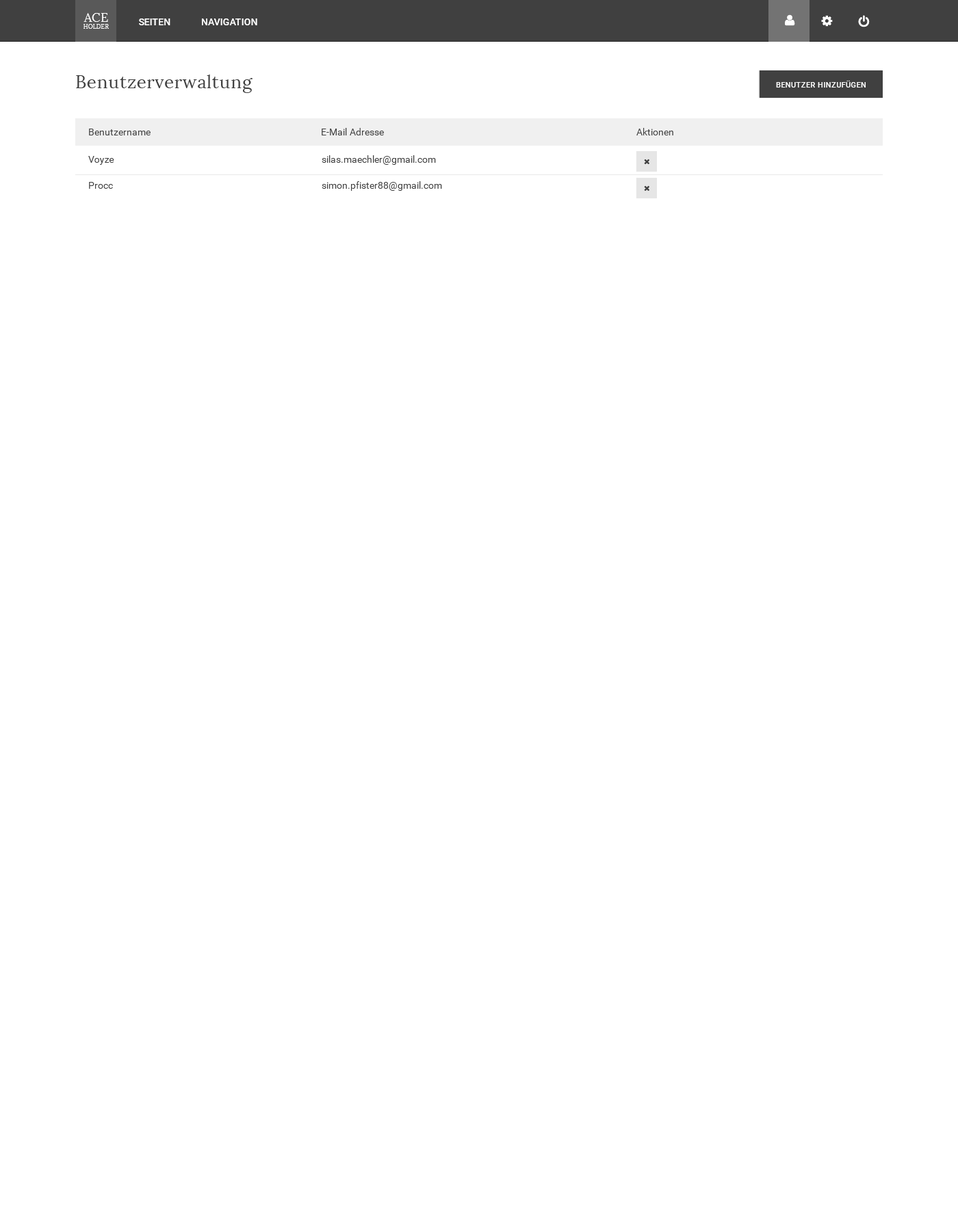
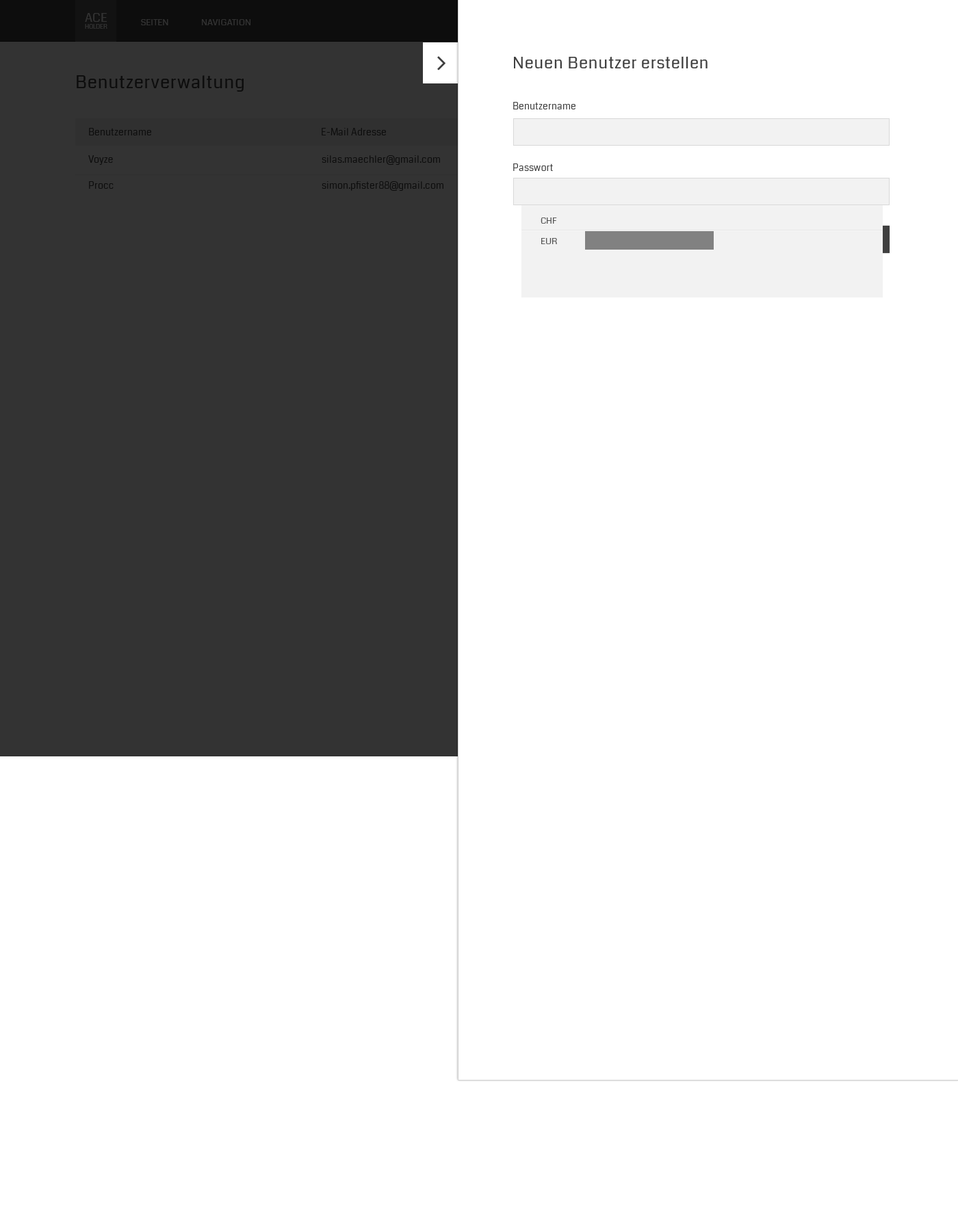
Layer changes from the first 958 × 1231 image to the second:
showed group "slide in" (17 layers) over (x1=0, y1=0, x2=958, y2=1081)
added group "overlay" (1st of 2, in "slide in") with 5 layers in group "slide in" over (x1=521, y1=205, x2=883, y2=298)
added layer "Abgerundetes Rechteck 5" in group "overlay" over (x1=584, y1=231, x2=714, y2=250)
added layer "Abgerundetes Rechteck 4" (1st of 2, in "slide in" › "overlay") in group "overlay" over (x1=521, y1=230, x2=882, y2=232)
added layer "Abgerundetes Rechteck 4" (2nd of 2, in "slide in" › "overlay") in group "overlay" over (x1=521, y1=229, x2=882, y2=231)
added layer "CHF EUR" in group "overlay" over (x1=540, y1=217, x2=557, y2=245)
added layer "Abgerundetes Rechteck 3" in group "overlay" over (x1=521, y1=205, x2=883, y2=298)
painted on "Passwort" over (x1=513, y1=163, x2=553, y2=172)
renamed "Benutzevrname" to "Benutzername", painted on it over (x1=513, y1=101, x2=576, y2=110)
painted on "Neuen Benutzer erstellen" over (x1=513, y1=56, x2=708, y2=69)
painted on "Benutzer hinzufügen" (1st of 2, in "slide in") over (x1=782, y1=235, x2=873, y2=243)
painted on "ACE HOLDER" over (x1=83, y1=12, x2=109, y2=29)
painted on "Navigation" over (x1=201, y1=18, x2=258, y2=26)
painted on "Seiten" over (x1=138, y1=18, x2=171, y2=26)
painted on "E-Mail Adresse" over (x1=321, y1=127, x2=386, y2=136)
painted on "simon.pfister88@gmail.com" over (x1=321, y1=181, x2=444, y2=191)
painted on "Procc" over (x1=88, y1=181, x2=114, y2=189)
painted on "silas.maechler@gmail.com" over (x1=321, y1=155, x2=440, y2=165)
painted on "Voyze" over (x1=88, y1=155, x2=115, y2=165)
painted on "Benutzername" (2nd of 2, in "content") over (x1=88, y1=127, x2=152, y2=136)
painted on "Benutzerverwaltung" over (x1=75, y1=73, x2=253, y2=94)
painted on "Benutzer hinzufügen" (2nd of 2, in "content") over (x1=775, y1=80, x2=866, y2=88)
